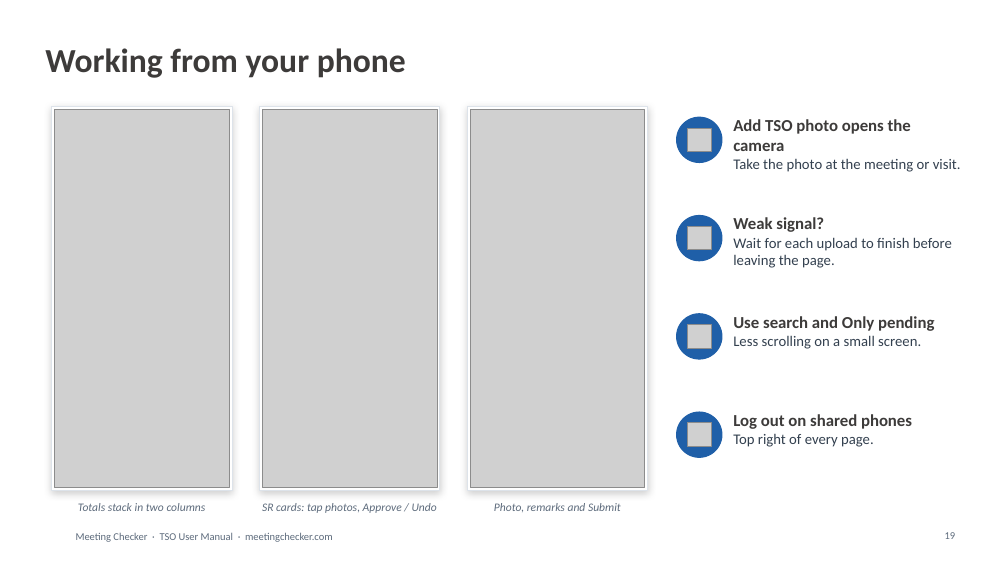
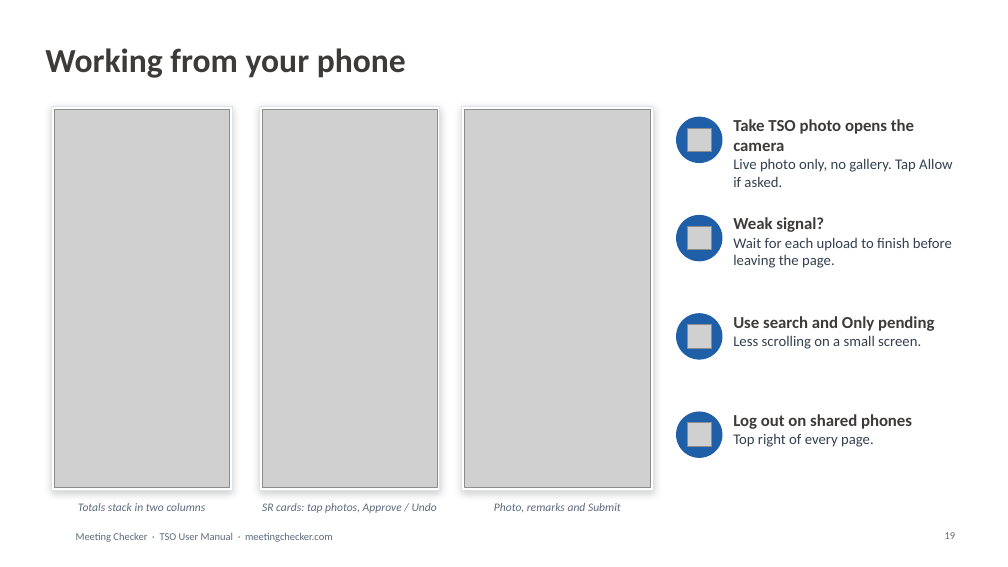
Before and after one commit to asefameerador96-ctrl/Meeting-Checker, a slide deck: slide 19 of docs/user-manuals/Meeting_Checker_TSO_User_Manual.pptx. Drawn at 1008x567 pixels with LibreOffice and Linux fonts; fonts in the diff are those of the drawing; grey boxes stand for pictures; background and template pictures are left out. Boxes give left, top, right and bottom in pixels: in the first picture for what was removed or moved away, otherwise in the second. Text is boxed around its words. In the diff, an @@ line names an element or a change of style, - is before the commit and + after.

```diff
--- a/docs/user-manuals/Meeting_Checker_TSO_User_Manual.pptx
+++ b/docs/user-manuals/Meeting_Checker_TSO_User_Manual.pptx
@@ rectangle: place and size @@
-rectangle at [467,107,648,491]
+rectangle at [462,107,654,491]
@@ picture: place and size @@
-picture at [470,110,645,488]
+picture at [465,110,651,488]
@@ text at [733,119,952,187]: text changed @@
-Add TSO photo opens the camera
-Take the photo at the meeting or visit.
+Take TSO photo opens the camera
+Live photo only, no gallery. Tap Allow if asked.
```
Also in this commit, not shown: 3 other slides changed, 24 other files.
